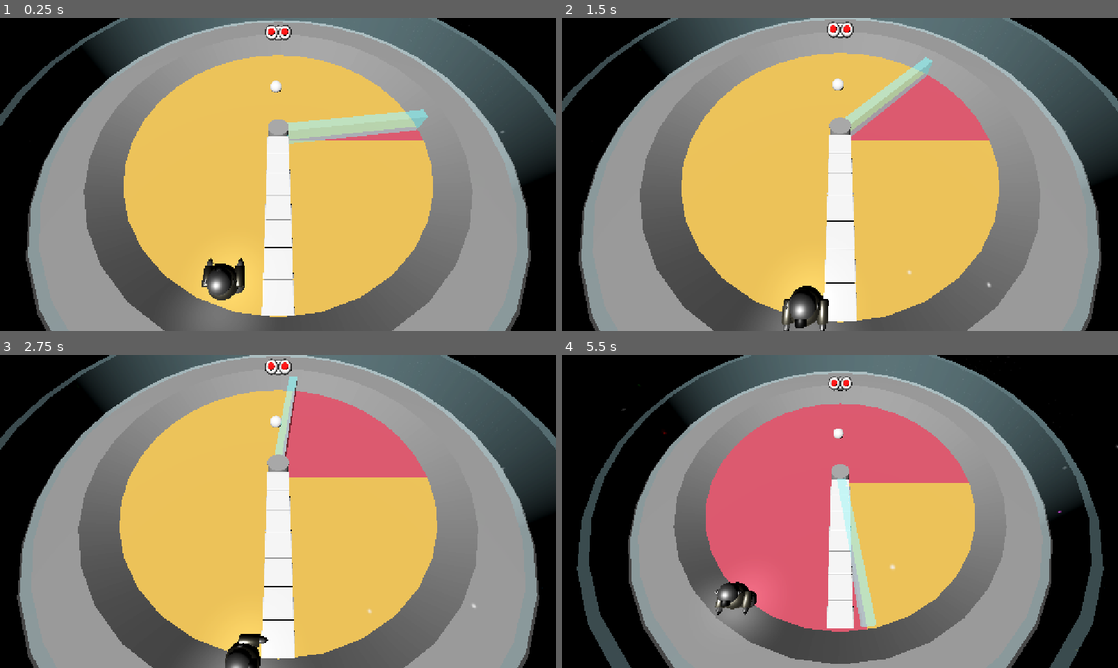
Above: before the commit, frames 1-4 (two rows, left to right).
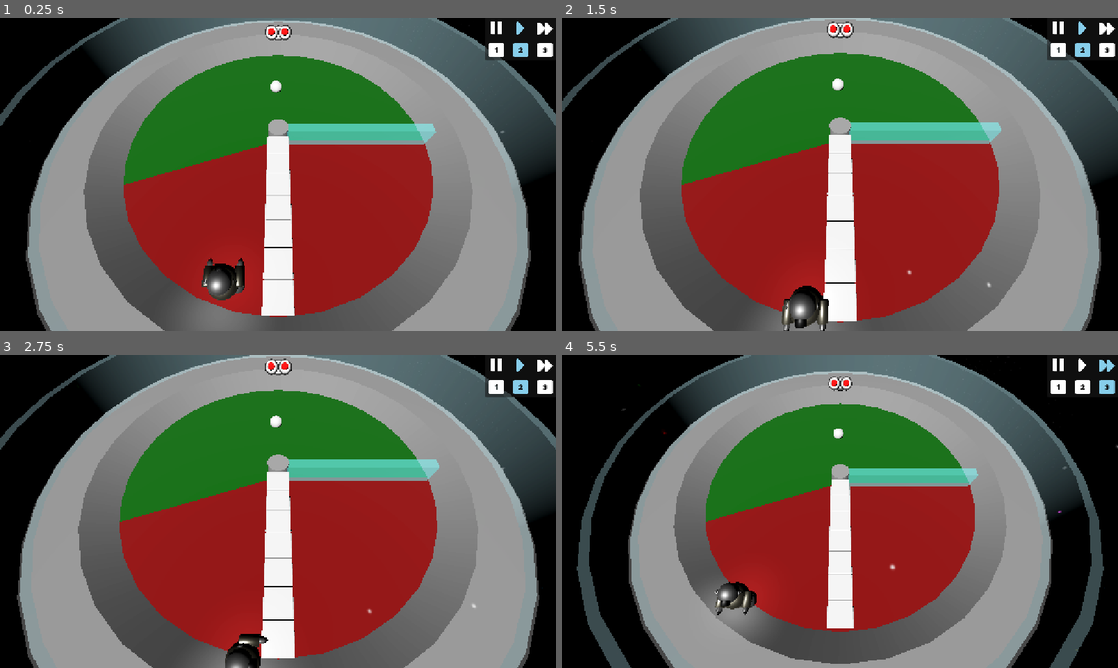
Above: after the commit, the same moments.

Repository: MisterIXI/gmtk25
Game: Godot game, scene res://scenes/levels/tutorial_level_3.tscn
Same seed, same stepped clock (60 frames per second), same inputs: the game is played once before the commit and once after it. This scene is started directly instead of the project's main scene.
Inputs (mouse positions are in pixels of both pictures, inside the frame that each line leads up to):
- Up to frame 1 (0.25 s): no input
- Up to frame 2 (1.5 s): tap Enter at 0.5 s; move the mouse to (962, 158) at 0.52 s; hold D (move_right) 0.53-1.28 s; hold E (interact) 0.53-1.28 s; tap Space (jump) at 0.77 s; move the mouse to (728, 190) at 1.27 s; hold S (move_down) from 1.28 s (still down); tap Mouse wheel up (zoom_in) at 1.35 s
- Up to frame 3 (2.75 s): tap Space (jump) at 1.52 s; move the mouse to (333, 442) at 2.02 s; release S (move_down) at 2.03 s; hold D (move_right) from 2.03 s (still down); tap Mouse wheel down (zoom_out) at 2.1 s
- Up to frame 4 (5.5 s): move the mouse to (812, 574) at 2.77 s; release D (move_right) at 2.78 s; hold W (move_up) 2.78-3.53 s; tap 1 at 2.85 s; tap Space (jump) at 3.02, 3.77, 4.52 s; move the mouse to (1006, 558) at 3.52 s; hold A (move_left) 3.53-5.03 s; tap 2 at 3.6 s; move the mouse to (673, 464) at 4.27 s; tap 3 at 4.35 s; move the mouse to (867, 511) at 5.02 s; hold S (move_down) from 5.03 s (still down); hold E (interact) from 5.03 s (still down)

The runs differ from the first frame. In frame 1, 34% of the frame differs, in the area x 22-100%, y 1-96%; in frame 2, 36%; in frame 3, 36%, in the area x 21-100%, y 1-98%; in frame 4, 26%.
Error before the commit: Out of bounds get index '1' (on base: 'Array[Control]') (res://scenes/wiper_mechanic/time_wiper.gd:19)
Error after the commit: Out of bounds get index '0' (on base: 'Array[Disk]') (res://scenes/wiper_mechanic/time_wiper.gd:35)

Commit message:
tut level fixes

Diff:
--- a/scenes/levels/tutorial_level_2.tscn
+++ b/scenes/levels/tutorial_level_2.tscn
@@ -1,6 +1,6 @@
 [gd_scene load_steps=9 format=3 uid="uid://csh06jwa6ggeh"]
 
-[ext_resource type="Script" uid="uid://dgcceg4n5yq2p" path="res://scenes/wiper_mechanic/time_wiper.gd" id="1_eqdw5"]
+[ext_resource type="PackedScene" uid="uid://ckp18f4fg40ye" path="res://scenes/level_entities/special_entities/time_wiper.tscn" id="1_0wjh6"]
 [ext_resource type="PackedScene" uid="uid://7b1bpwywy5xq" path="res://scenes/level_entities/special_entities/level_disk.tscn" id="2_hlfq5"]
 [ext_resource type="PackedScene" uid="uid://4pwh4u8tmwu8" path="res://scenes/Entities/portal/portal_base.tscn" id="3_0wjh6"]
 [ext_resource type="PackedScene" uid="uid://c0f06ismxwadk" path="res://scenes/Entities/Trigger_Door_Mechanic/trigger_door_mechanic.tscn" id="4_y3q6f"]
@@ -11,12 +11,7 @@
 
 [node name="tutorial_level_2" type="Node3D"]
 
-[node name="TimeWiper" type="Node" parent="." node_paths=PackedStringArray("disks")]
-script = ExtResource("1_eqdw5")
-disks = [NodePath("../Disk0"), NodePath("../Disk1")]
-colors = Array[Color]([Color(0.929412, 0.682353, 0.286275, 1), Color(0.819608, 0.286275, 0.356863, 1), Color(0, 0.47451, 0.54902, 1), Color(0.639216, 0.788235, 0.658824, 1), Color(0.215686, 0.117647, 0.188235, 1)])
-object_colors = Array[Color]([Color(0.574563, 0.402002, 0.102642, 1), Color(0.460413, 0.122636, 0.173988, 1), Color(7.94157e-07, 0.302315, 0.352594, 1), Color(0.320819, 0.450246, 0.340053, 1), Color(0.215686, 0.117647, 0.188235, 1)])
-metadata/_custom_type_script = "uid://dgcceg4n5yq2p"
+[node name="TimeWiper" parent="." instance=ExtResource("1_0wjh6")]
 
 [node name="Disk0" parent="." instance=ExtResource("2_hlfq5")]
 
--- a/scenes/levels/tutorial_level_3.tscn
+++ b/scenes/levels/tutorial_level_3.tscn
@@ -1,6 +1,6 @@
 [gd_scene load_steps=14 format=3 uid="uid://5aiw5ds5up6d"]
 
-[ext_resource type="Script" uid="uid://dgcceg4n5yq2p" path="res://scenes/wiper_mechanic/time_wiper.gd" id="1_5ddrg"]
+[ext_resource type="PackedScene" uid="uid://ckp18f4fg40ye" path="res://scenes/level_entities/special_entities/time_wiper.tscn" id="1_syl3b"]
 [ext_resource type="PackedScene" uid="uid://7b1bpwywy5xq" path="res://scenes/level_entities/special_entities/level_disk.tscn" id="2_fptfu"]
 [ext_resource type="PackedScene" uid="uid://4pwh4u8tmwu8" path="res://scenes/Entities/portal/portal_base.tscn" id="3_5towc"]
 [ext_resource type="PackedScene" uid="uid://c0f06ismxwadk" path="res://scenes/Entities/Trigger_Door_Mechanic/trigger_door_mechanic.tscn" id="4_q60lh"]
@@ -16,12 +16,7 @@
 
 [node name="tutorial_level_3" type="Node3D"]
 
-[node name="TimeWiper" type="Node" parent="." node_paths=PackedStringArray("disks")]
-script = ExtResource("1_5ddrg")
-disks = [NodePath("../Disk0"), NodePath("../Disk1"), NodePath("../Disk2")]
-colors = Array[Color]([Color(0.929412, 0.682353, 0.286275, 1), Color(0.819608, 0.286275, 0.356863, 1), Color(0, 0.47451, 0.54902, 1), Color(0.639216, 0.788235, 0.658824, 1), Color(0.215686, 0.117647, 0.188235, 1)])
-object_colors = Array[Color]([Color(0.574563, 0.402002, 0.102642, 1), Color(0.460413, 0.122636, 0.173988, 1), Color(7.94157e-07, 0.302315, 0.352594, 1), Color(0.320819, 0.450246, 0.340053, 1), Color(0.215686, 0.117647, 0.188235, 1)])
-metadata/_custom_type_script = "uid://dgcceg4n5yq2p"
+[node name="TimeWiper" parent="." instance=ExtResource("1_syl3b")]
 
 [node name="Disk0" parent="." instance=ExtResource("2_fptfu")]
 
